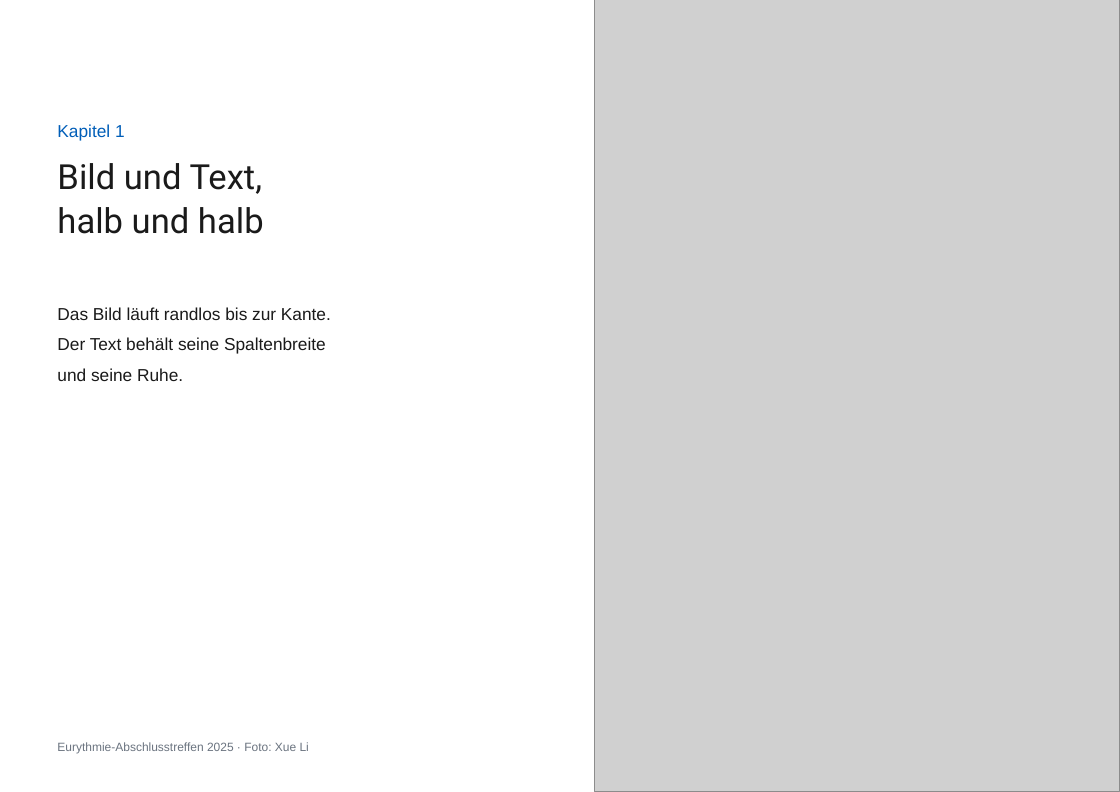
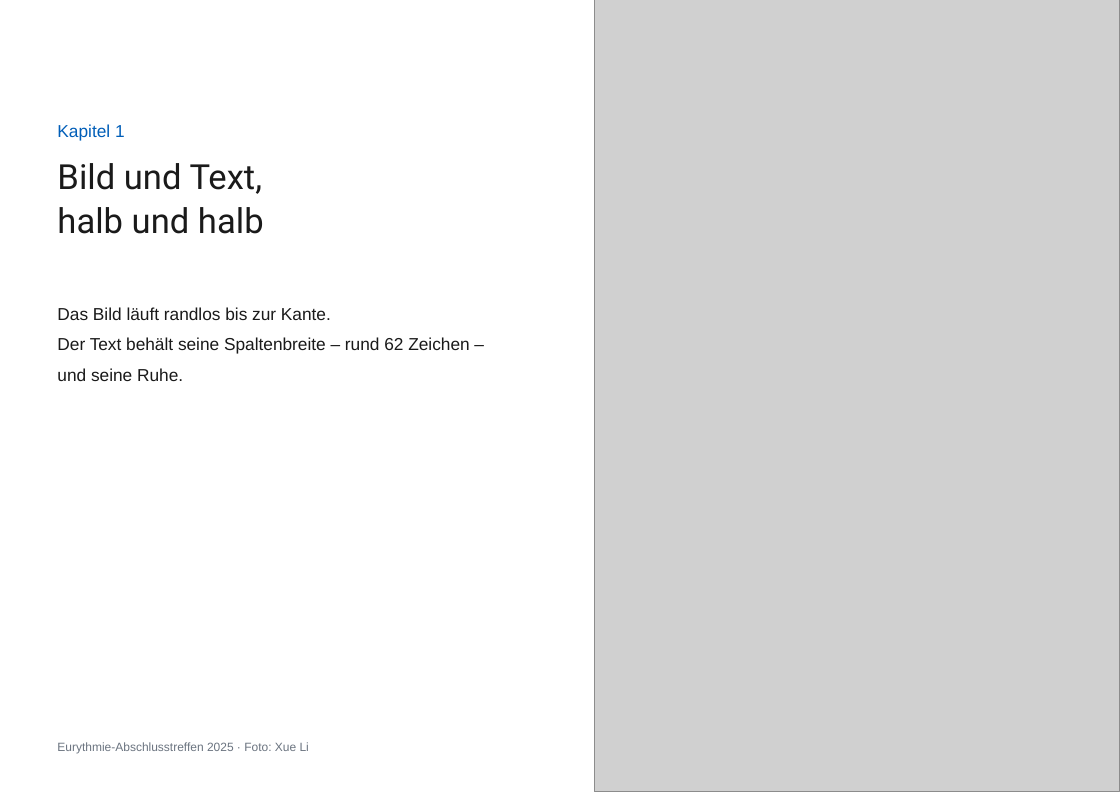
Before and after one commit to phtok/goeloggen, a slide deck: slide 11 of assets/templates/GoetheanumVorlageA4.pptx (slide 10 before the commit). Drawn at 1120x792 pixels with LibreOffice and Linux fonts; fonts in the diff are those of the drawing; grey boxes stand for pictures; background and template pictures are left out. Boxes give left, top, right and bottom in pixels: in the first picture for what was removed or moved away, otherwise in the second. Text is boxed around its words. In the diff, an @@ line names an element or a change of style, - is before the commit and + after.

```diff
--- a/assets/templates/GoetheanumVorlageA4.pptx
+++ b/assets/templates/GoetheanumVorlageA4.pptx
@@ text at (x1=57, y1=337, x2=469, y2=354): text changed @@
-Der Text behält seine Spaltenbreite
+Der Text behält seine Spaltenbreite – rund 62 Zeichen –
```
Also in this commit, not shown: 1 slide added, 1 other file.
